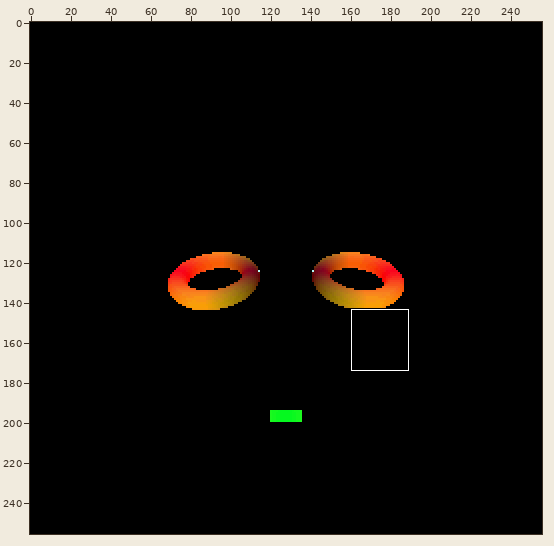
A sprite sheet gets an edit: images/part_8/part_8_0.png. The first picture is a wide view before the edit; the outline marks the close-up.
Close-up. As it was:
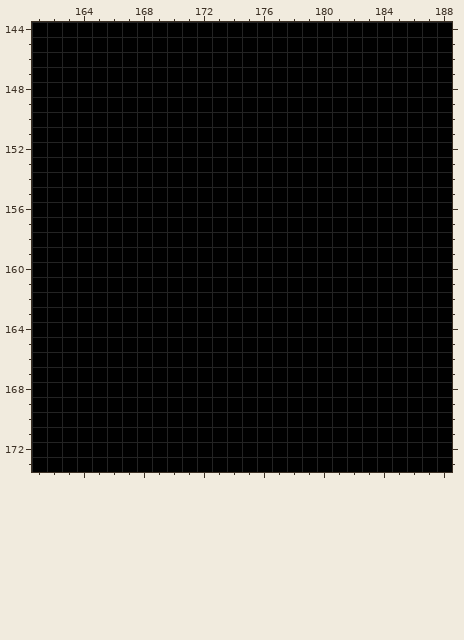
The file is 256x256 pixels. Colours within 5 levels of each other are drawn and written as one. Shown: x 161..188, y 144..173. The commit also changed other parts of the picture, which this record leaves out.
New version:
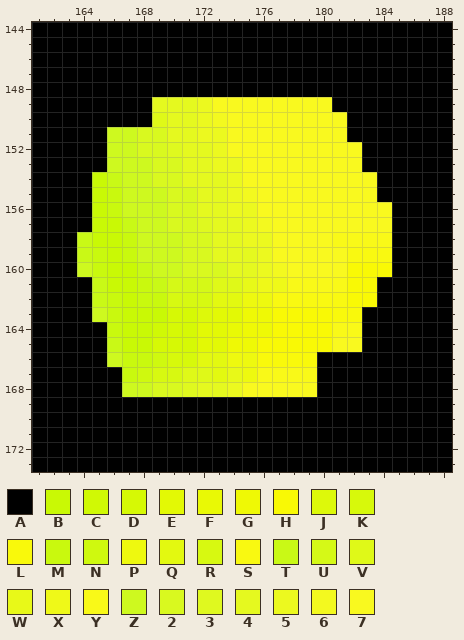
Palette (. is transparent): A #000000  B #c9f905  C #d0f905  D #d6f905  E #e3f905  F #e9f905  G #eff905  H #f9f905  J #ddf90a  K #d7f90b  L #f9f90b  M #c9f90e  N #cff90f  P #eef90f  Q #e3f910  R #d7f911  S #f9f911  T #c9f916  U #d5f917  V #dff918  W #e8f918  X #eff918  Y #f9f918  Z #cef91f  2 #d9f91f  3 #dff91f  4 #e5f91f  5 #ecf91f  6 #f3f91f  7 #f9f91f
Change:
@@ x 161..188 @@
 148 AAAAAAAAAAAAAAAAAAAAAAAAAAAA
-149 AAAAAAAAAAAAAAAAAAAAAAAAAAAA
-150 AAAAAAAAAAAAAAAAAAAAAAAAAAAA
-151 AAAAAAAAAAAAAAAAAAAAAAAAAAAA
-152 AAAAAAAAAAAAAAAAAAAAAAAAAAAA
-153 AAAAAAAAAAAAAAAAAAAAAAAAAAAA
-154 AAAAAAAAAAAAAAAAAAAAAAAAAAAA
-155 AAAAAAAAAAAAAAAAAAAAAAAAAAAA
-156 AAAAAAAAAAAAAAAAAAAAAAAAAAAA
-157 AAAAAAAAAAAAAAAAAAAAAAAAAAAA
-158 AAAAAAAAAAAAAAAAAAAAAAAAAAAA
-159 AAAAAAAAAAAAAAAAAAAAAAAAAAAA
-160 AAAAAAAAAAAAAAAAAAAAAAAAAAAA
-161 AAAAAAAAAAAAAAAAAAAAAAAAAAAA
-162 AAAAAAAAAAAAAAAAAAAAAAAAAAAA
-163 AAAAAAAAAAAAAAAAAAAAAAAAAAAA
-164 AAAAAAAAAAAAAAAAAAAAAAAAAAAA
-165 AAAAAAAAAAAAAAAAAAAAAAAAAAAA
-166 AAAAAAAAAAAAAAAAAAAAAAAAAAAA
-167 AAAAAAAAAAAAAAAAAAAAAAAAAAAA
-168 AAAAAAAAAAAAAAAAAAAAAAAAAAAA
+149 AAAAAAAA444577777777AAAAAAAA
+150 AAAAAAAAV445677777777AAAAAAA
+151 AAAAAZZ22445577777777AAAAAAA
+152 AAAAAZZ223445777777777AAAAAA
+153 AAAAAZZZ22445577777777AAAAAA
+154 AAAABTZZ224445777777777AAAAA
+155 AAAABMZZZ22445677777777AAAAA
+156 AAAABMZZZ224455777777777AAAA
+157 AAAABBTZZ223445677777777AAAA
+158 AAATBBMZZZ2244557777YYYYAAAA
+159 AAATMBMZZZ22444577777SSSAAAA
+160 AAAZMBBTZZ22244567777HHHAAAA
+161 AAAATBBMTUUUVVWXXYYYYHHAAAAA
+162 AAAATMBMMRRRQQPPSSSSSHHAAAAA
+163 AAAAZMBBBDDJEEGGHHHHLLAAAAAA
+164 AAAAAMBBCDDEEFGGHHHHYYAAAAAA
+165 AAAAATBBDDDEEGGHHHHH77AAAAAA
+166 AAAAAZMMNKKQQPPLLLLAAAAAAAAA
+167 AAAAAAMNRRVVQWPYYYYAAAAAAAAA
+168 AAAAAAZZ22344577777AAAAAAAAA
 169 AAAAAAAAAAAAAAAAAAAAAAAAAAAA
Changed places in both close-ups, as pixel boxes (x1, y1, x2, y2):
changed: (77, 97, 392, 397)
